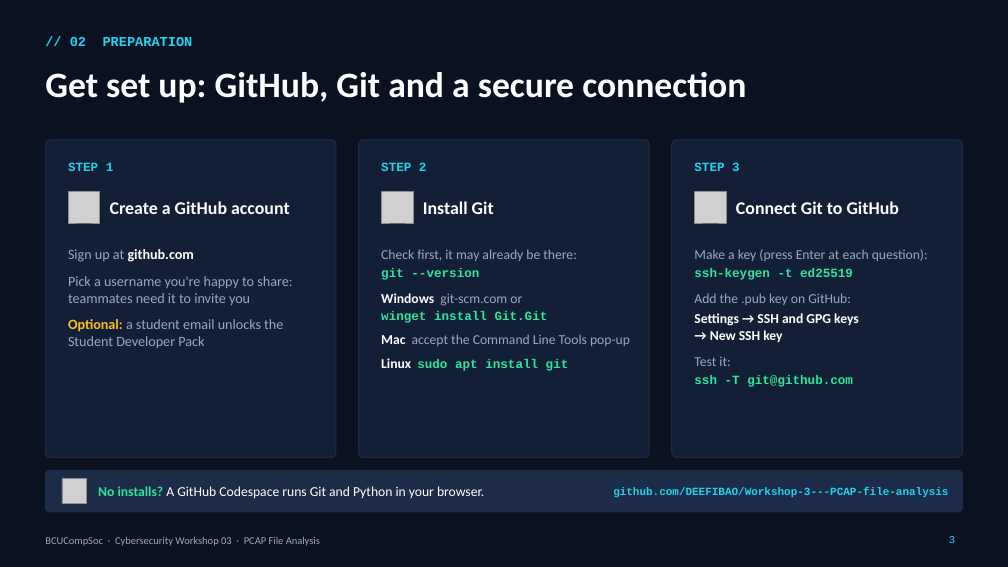
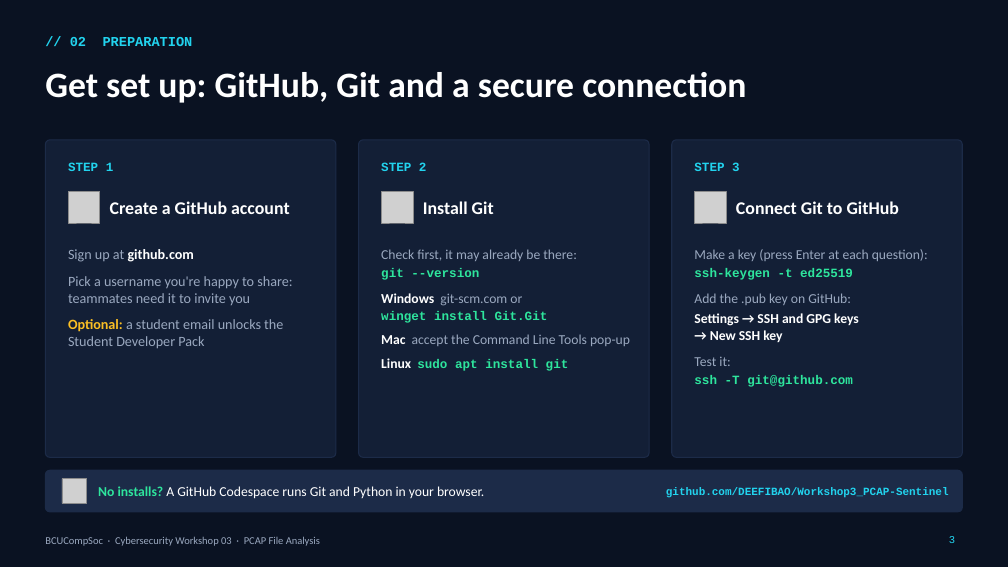
Before and after one commit to DEEFIBAO/Workshop-3---PCAP-file-analysis, a slide deck: slide 3 of BCUCompSoc_PCAP_Sentinel_Workshop03.pptx. Drawn at 1008x567 pixels with LibreOffice and Linux fonts; fonts in the diff are those of the drawing; grey boxes stand for pictures; background and template pictures are left out. Boxes give left, top, right and bottom in pixels: in the first picture for what was removed or moved away, otherwise in the second. Text is boxed around its words. In the diff, an @@ line names an element or a change of style, - is before the commit and + after.

```diff
--- a/BCUCompSoc_PCAP_Sentinel_Workshop03.pptx
+++ b/BCUCompSoc_PCAP_Sentinel_Workshop03.pptx
@@ text at (x1=666, y1=487, x2=949, y2=498): text changed @@
-github.com/DEEFIBAO/Workshop-3---PCAP-file-analysis
+github.com/DEEFIBAO/Workshop3_PCAP-Sentinel
```
Also in this commit, not shown: 1 other slide changed.
